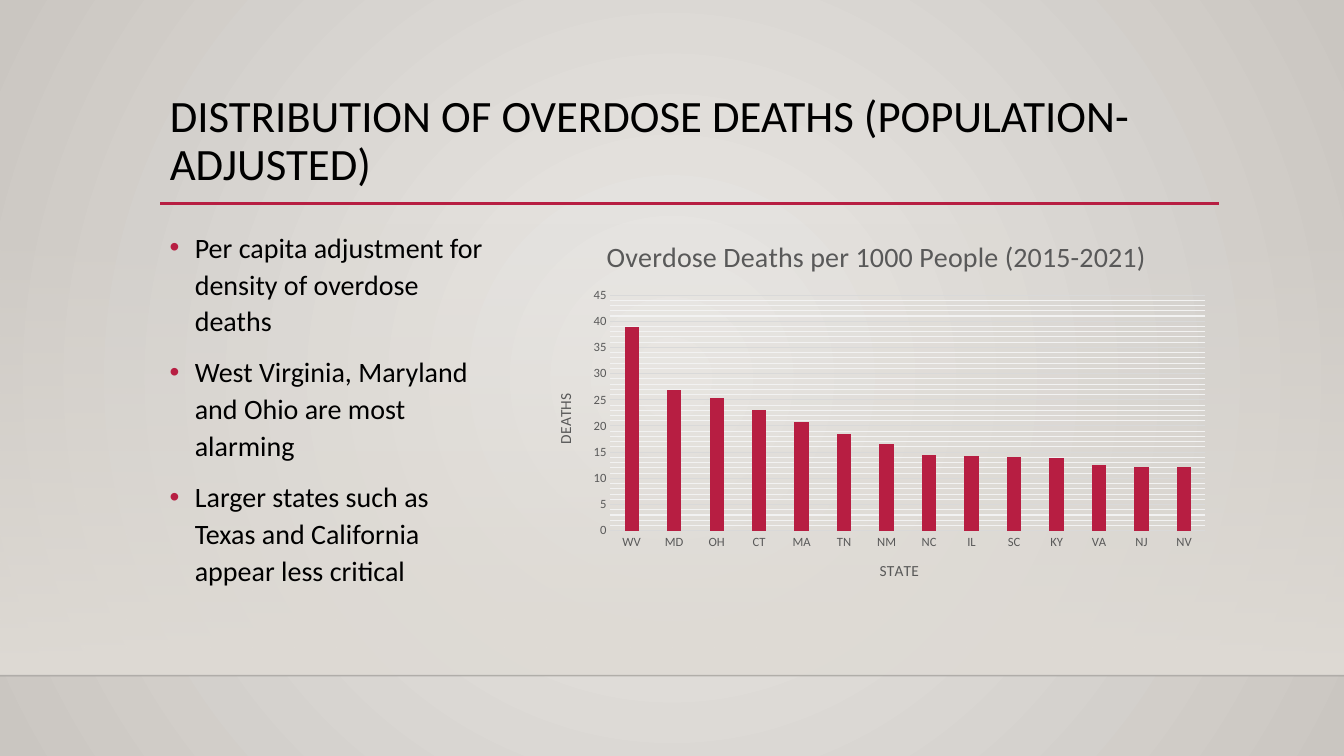
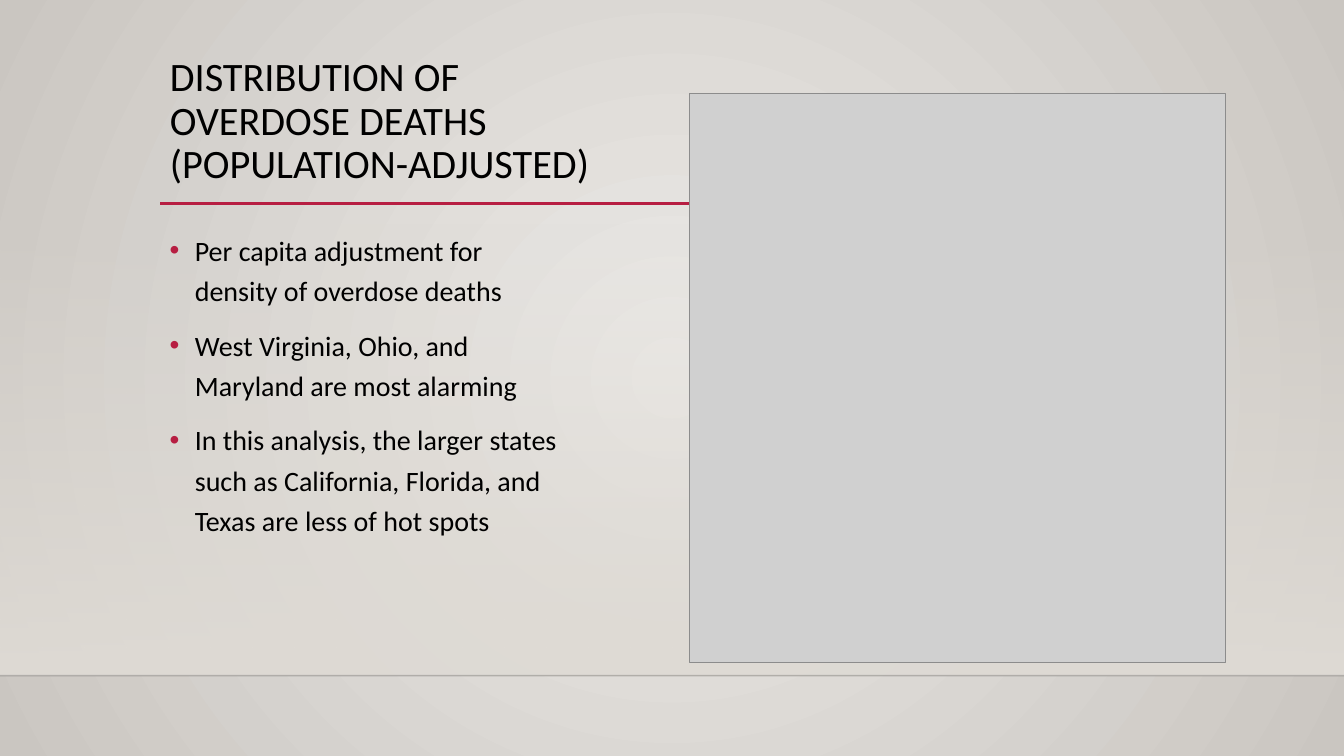
Before and after one commit to colinmcmorrow/opioid_overdose_analysis, a slide deck: slide 6 of overdose_prevention_presentation.pptx. Drawn at 1344x756 pixels with LibreOffice and Linux fonts; fonts in the diff are those of the drawing; grey boxes stand for pictures; background and template pictures are left out. Boxes give left, top, right and bottom in pixels: in the first picture for what was removed or moved away, otherwise in the second. Text is boxed around its words. In the diff, an @@ line names an element or a change of style, - is before the commit and + after.

```diff
--- a/overdose_prevention_presentation.pptx
+++ b/overdose_prevention_presentation.pptx
@@ title "DISTRIBUTION OF OVERDOSE DEATHS (POPULATION-ADJUSTED)": place and size @@
-title "DISTRIBUTION OF OVERDOSE DEATHS (POPULATION-ADJUSTED)" at bbox=[170, 99, 1129, 186]
+title "DISTRIBUTION OF OVERDOSE DEATHS (POPULATION-ADJUSTED)" at bbox=[170, 65, 589, 184]
@@ title "DISTRIBUTION OF OVERDOSE DEATHS (POPULATION-ADJUSTED)" at bbox=[170, 65, 589, 184]: size 32 to 28.8 pt @@
@@ picture added at bbox=[690, 94, 1226, 663] @@
@@ column chart removed at bbox=[534, 223, 1220, 602] @@
-title "Overdose Deaths per 1000 People (2015-2021) "
-categories: WV, MD, OH, CT, MA, TN, NM, NC, IL, SC, KY, VA, NJ, NV
-Series 1: 39, 27, 25, 23, 21, 18, 17, 14, 14, 14, 14, 12, 12, 12
@@ text at bbox=[195, 241, 502, 306]: line spacing 1.1 to 1.2 @@
@@ text at bbox=[195, 336, 557, 536]: text changed @@
-• West Virginia, Maryland and Ohio are most alarming
-• Larger states such as Texas and California appear less critical
+• West Virginia, Ohio, and Maryland are most alarming
+• In this analysis, the larger states such as California, Florida, and Texas are less of hot spots
```
Also in this commit, not shown: 6 other slides changed, 3 slides added, 1 slide removed, 2 other files.
